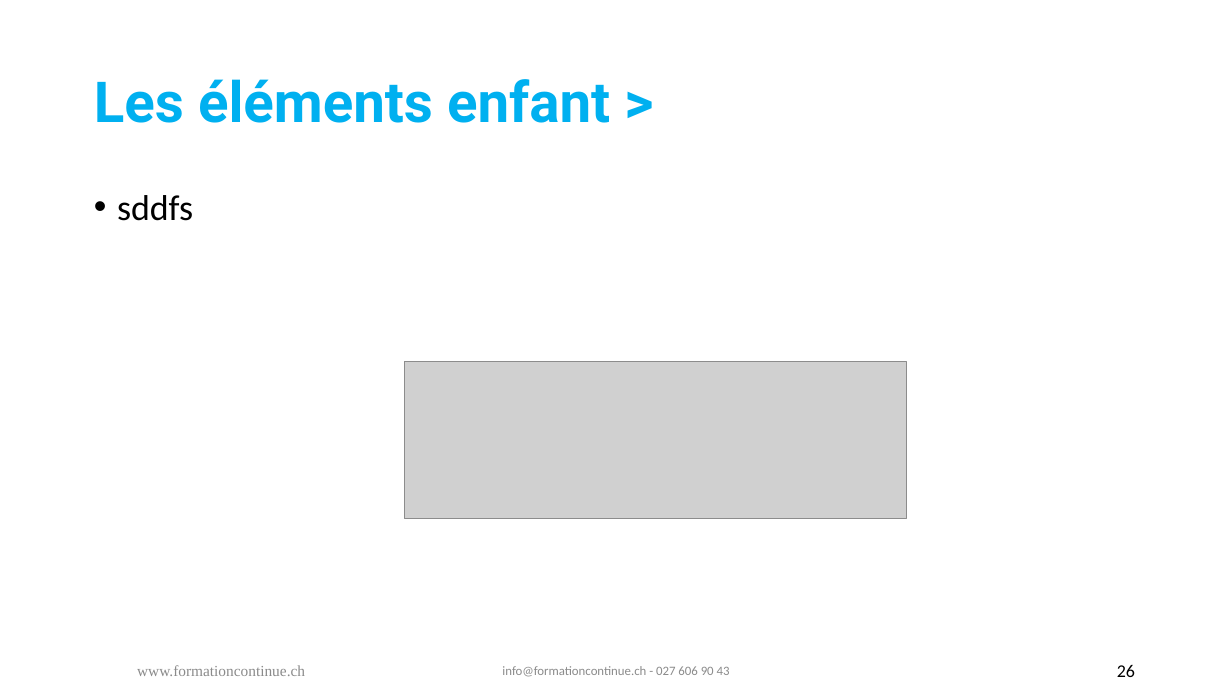
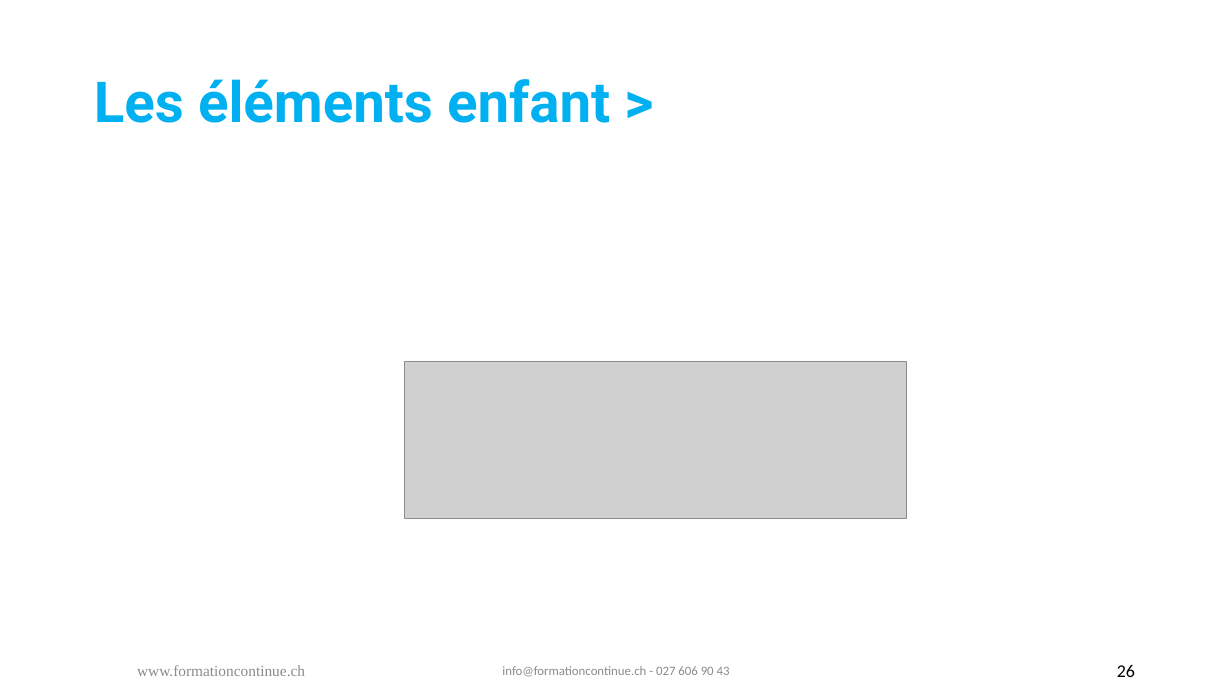
Before and after one commit to ShanoaShades/HES-SO, a slide deck: slide 26 of 01. Internet/01. Les bases/03_Internet_CSS_LesBases.pptx. Drawn at 1232x693 pixels with LibreOffice and Linux fonts; fonts in the diff are those of the drawing; grey boxes stand for pictures; background and template pictures are left out. Boxes give left, top, right and bottom in pixels: in the first picture for what was removed or moved away, otherwise in the second. Text is boxed around its words. In the diff, an @@ line names an element or a change of style, - is before the commit and + after.

```diff
--- a/01. Internet/01. Les bases/03_Internet_CSS_LesBases.pptx
+++ b/01. Internet/01. Les bases/03_Internet_CSS_LesBases.pptx
@@ text removed at [117, 195, 193, 221] @@
-• sddfs
```
Also in this commit, not shown: 30 other files.
